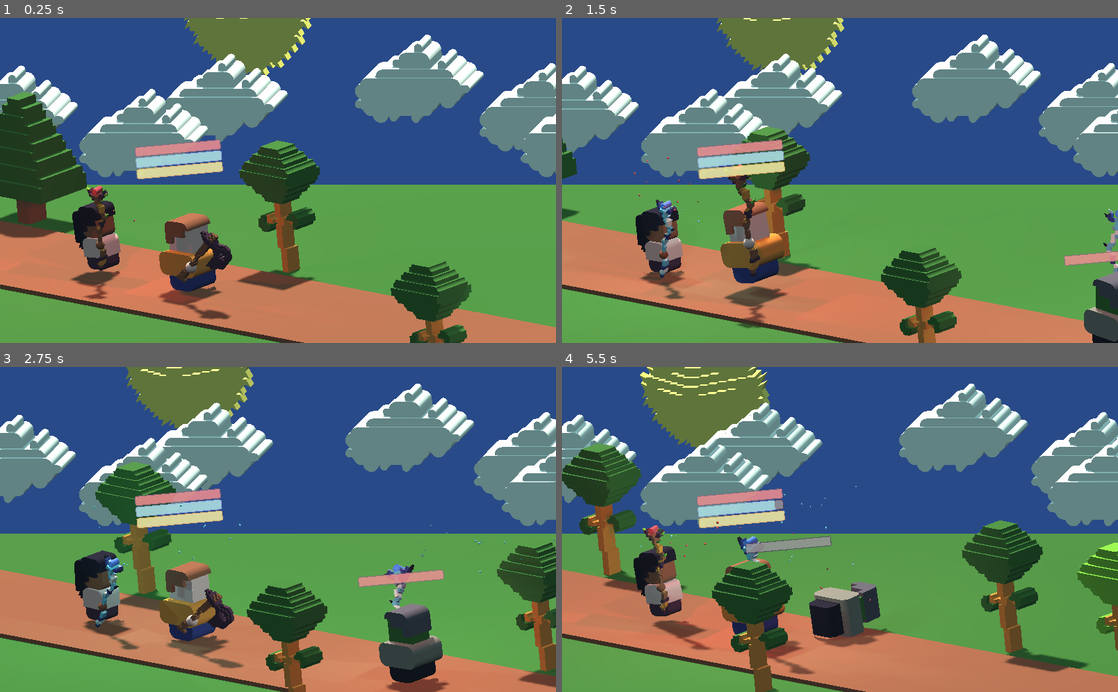
Above: before the commit, frames 1-4 (two rows, left to right).
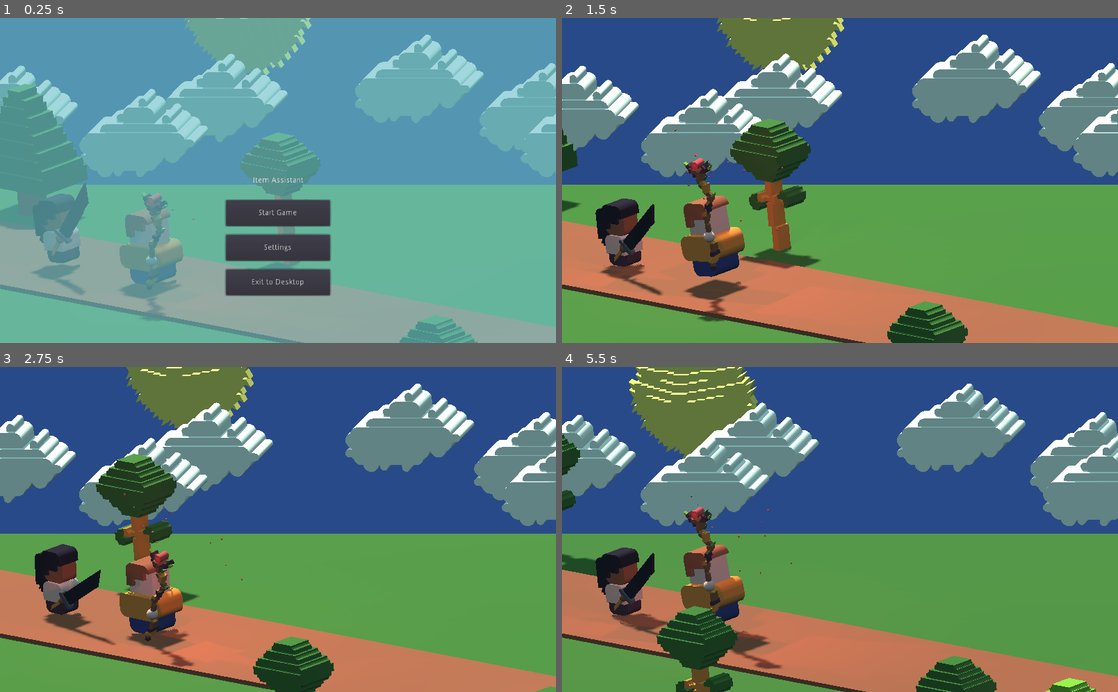
Above: after the commit, the same moments.

Repository: matt-cles/item-assistant
Game: Godot game, scene res://scenes/Main.tscn
Same seed, same stepped clock (60 frames per second), same inputs: the game is played once before the commit and once after it.
Inputs (mouse positions are in pixels of both pictures, inside the frame that each line leads up to):
- Up to frame 1 (0.25 s): no input
- Up to frame 2 (1.5 s): click (840, 248) at 0.5 s, where only the run after the commit has a clickable "Settings"; tap Enter (ui_accept) at 1.25 s; hold Right (ui_right) from 1.28 s (still down)
- Up to frame 3 (2.75 s): tap Enter (ui_accept) at 1.52, 2.27 s; release Right (ui_right) at 2.03 s; hold Left (ui_left) from 2.03 s (still down)
- Up to frame 4 (5.5 s): release Left (ui_left) at 2.78 s; hold Right (ui_right) 2.78-4.28 s; tap Enter (ui_accept) at 3.77, 4.52, 5.27 s; hold Left (ui_left) from 4.28 s (still down); tap Escape (ui_cancel) at 4.9 s

The runs differ from the first frame. In frame 1, 99% of the frame differs, in the area x 0-100%, y 0-100%; in frame 2, 16%; in frame 3, 20%; in frame 4, 28%.

Commit message:
add menus

Diff:
--- a/scenes/Main.tscn
+++ b/scenes/Main.tscn
@@ -36,9 +36,110 @@
 
 [node name="Menu" type="Control" parent="."]
 pause_mode = 2
-margin_right = 40.0
-margin_bottom = 40.0
+anchor_right = 1.0
+anchor_bottom = 1.0
 script = ExtResource( 18 )
+__meta__ = {
+"_edit_use_anchors_": false
+}
+
+[node name="StartMenu" type="Control" parent="Menu"]
+anchor_right = 1.0
+anchor_bottom = 1.0
+
+[node name="StartColorSplash" type="ColorRect" parent="Menu/StartMenu"]
+anchor_right = 1.0
+anchor_bottom = 1.0
+color = Color( 0.427451, 0.760784, 0.792157, 0.639216 )
+
+[node name="GameTitle" type="Label" parent="Menu/StartMenu"]
+anchor_top = 0.5
+anchor_right = 1.0
+anchor_bottom = 0.5
+margin_top = -7.0
+margin_bottom = 7.0
+text = "Item Assistant"
+align = 1
+
+[node name="StartGame" type="Button" parent="Menu/StartMenu"]
+margin_left = 416.0
+margin_top = 336.0
+margin_right = 608.0
+margin_bottom = 384.0
+text = "Start Game"
+__meta__ = {
+"_edit_use_anchors_": false
+}
+
+[node name="Options" type="Button" parent="Menu/StartMenu"]
+margin_left = 416.0
+margin_top = 400.0
+margin_right = 608.0
+margin_bottom = 448.0
+text = "Settings"
+__meta__ = {
+"_edit_use_anchors_": false
+}
+
+[node name="Exit" type="Button" parent="Menu/StartMenu"]
+margin_left = 416.0
+margin_top = 464.0
+margin_right = 608.0
+margin_bottom = 512.0
+text = "Exit to Desktop"
+__meta__ = {
+"_edit_use_anchors_": false
+}
+
+[node name="PauseMenu" type="Control" parent="Menu"]
+visible = false
+anchor_right = 1.0
+anchor_bottom = 1.0
+__meta__ = {
+"_edit_use_anchors_": false
+}
+
+[node name="PauseColorSplash" type="ColorRect" parent="Menu/PauseMenu"]
+anchor_right = 1.0
+anchor_bottom = 1.0
+color = Color( 0.0784314, 0.0470588, 0.109804, 0.847059 )
+
+[node name="PauseLabel" type="Label" parent="Menu/PauseMenu"]
+anchor_top = 0.5
+anchor_right = 1.0
+anchor_bottom = 0.5
+margin_top = -7.0
+margin_bottom = 7.0
+text = "Paused"
+align = 1
+valign = 1
+
+[node name="Restart" type="Button" parent="Menu/PauseMenu"]
+margin_left = 416.0
+margin_top = 336.0
+margin_right = 608.0
+margin_bottom = 384.0
+text = "Return to Title Menu"
+__meta__ = {
+"_edit_use_anchors_": false
+}
+
+[node name="Options" type="Button" parent="Menu/PauseMenu"]
+margin_left = 416.0
+margin_top = 400.0
+margin_right = 608.0
+margin_bottom = 448.0
+text = "Settings"
+__meta__ = {
+"_edit_use_anchors_": false
+}
+
+[node name="Exit" type="Button" parent="Menu/PauseMenu"]
+margin_left = 416.0
+margin_top = 464.0
+margin_right = 608.0
+margin_bottom = 512.0
+text = "Exit to Desktop"
 __meta__ = {
 "_edit_use_anchors_": false
 }
@@ -73,44 +174,46 @@
 [node name="trees" type="Spatial" parent="World"]
 
 [node name="tree-1" parent="World/trees" instance=ExtResource( 10 )]
-transform = Transform( -0.0883806, 0, 0.0467853, 0, 0.1, 0, -0.0467853, 0, -0.0883806, -0.113401, 0, -1.92895 )
+transform = Transform( -0.0883806, 0, 0.0467853, 0, 0.1, 0, -0.0467853, 0, -0.0883806, -0.205014, 0, -2.26392 )
 
 [node name="tree-2" parent="World/trees" instance=ExtResource( 10 )]
-transform = Transform( -0.0883806, 0, 0.0467853, 0, 0.1, 0, -0.0467853, 0, -0.0883806, 3.33721, 0, 3.03943 )
+transform = Transform( -0.0883806, 0, 0.0467853, 0, 0.1, 0, -0.0467853, 0, -0.0883806, 4.14963, 0, 5.4593 )
 
 [node name="tree-3" parent="World/trees" instance=ExtResource( 10 )]
-transform = Transform( -0.0883806, 0, 0.0467853, 0, 0.1, 0, -0.0467853, 0, -0.0883806, -4.04052, 0, -4.00782 )
+transform = Transform( -0.0883806, 0, 0.0467853, 0, 0.1, 0, -0.0467853, 0, -0.0883806, -4.13213, 0, -4.34279 )
 
 [node name="tree-4" parent="World/trees" instance=ExtResource( 10 )]
-transform = Transform( -0.0883806, 0, 0.0467853, 0, 0.1, 0, -0.0467853, 0, -0.0883806, -8.1405, 0, -6.17819 )
+transform = Transform( -0.0883806, 0, 0.0467853, 0, 0.1, 0, -0.0467853, 0, -0.0883806, -8.23211, 0, -6.51316 )
 
 [node name="tree-5" parent="World/trees" instance=ExtResource( 10 )]
-transform = Transform( -0.0883806, 0, 0.0467853, 0, 0.1, 0, -0.0467853, 0, -0.0883806, -10.5523, 0, -7.45488 )
+transform = Transform( -0.0883806, 0, 0.0467853, 0, 0.1, 0, -0.0467853, 0, -0.0883806, -10.6439, 0, -7.78985 )
 
 [node name="tree-6" parent="World/trees" instance=ExtResource( 10 )]
-transform = Transform( -0.0883806, 0, 0.0467853, 0, 0.1, 0, -0.0467853, 0, -0.0883806, -15.5339, 0, -10.092 )
+transform = Transform( -0.0883806, 0, 0.0467853, 0, 0.1, 0, -0.0467853, 0, -0.0883806, -15.6255, 0, -10.427 )
 
 [node name="tree-7" parent="World/trees" instance=ExtResource( 10 )]
-transform = Transform( -0.0883806, 0, 0.0467853, 0, 0.1, 0, -0.0467853, 0, -0.0883806, -13.7593, 0, -9.15258 )
+transform = Transform( -0.0883806, 0, 0.0467853, 0, 0.1, 0, -0.0467853, 0, -0.0883806, -13.8509, 0, -9.48755 )
 
 [node name="tree-8" parent="World/trees" instance=ExtResource( 10 )]
-transform = Transform( -0.0883806, 0, 0.0467853, 0, 0.1, 0, -0.0467853, 0, -0.0883806, -18.0731, 0, -11.4361 )
+transform = Transform( -0.0883806, 0, 0.0467853, 0, 0.1, 0, -0.0467853, 0, -0.0883806, -18.1647, 0, -11.7711 )
 
 [node name="tree_spawn1" type="Spatial" parent="World/trees" groups=[
 "tree_spawn_point",
 ]]
-transform = Transform( -0.0883806, 0, 0.0467853, 0, 0.1, 0, -0.0467853, 0, -0.0883806, 5.43035, 0, 1.0057 )
+transform = Transform( -0.0883806, 0, 0.0467853, 0, 0.1, 0, -0.0467853, 0, -0.0883806, 5.33874, 0, 0.670728 )
 
 [node name="MeshInstance" type="MeshInstance" parent="World/trees/tree_spawn1"]
 transform = Transform( -0.212491, 0, -349.883, 0, 18.2794, 0, 0.163333, 0, -455.187, 0, 0, 0 )
 mesh = SubResource( 1 )
 material/0 = null
 
-[node name="tree_spawn2" type="Spatial" parent="World/trees"]
-transform = Transform( -0.0883806, 0, 0.0467853, 0, 0.1, 0, -0.0467853, 0, -0.0883806, 6.68018, 0, 4.80907 )
+[node name="tree_spawn2" type="Spatial" parent="World/trees" groups=[
+"tree_spawn_point",
+]]
+transform = Transform( -0.0883806, 0, 0.0467853, 0, 0.1, 0, -0.0467853, 0, -0.0883806, 7.4926, 0, 7.22894 )
 
 [node name="MeshInstance2" type="MeshInstance" parent="World/trees/tree_spawn2"]
-transform = Transform( -0.212491, 0, -349.883, 0, 18.2794, 0, 0.163333, 0, -455.187, 0, 0, 0 )
+transform = Transform( -0.212491, 0, -349.883, 0, 42.8665, 0, 0.163333, 0, -455.187, 0, 0, 0 )
 mesh = SubResource( 1 )
 material/0 = null
 
@@ -240,10 +343,17 @@
 transform = Transform( -1, 0, -8.74228e-08, 0, 1, 0, 8.74228e-08, 0, -1, 0, 0, 0 )
 
 [node name="Hero" parent="." instance=ExtResource( 1 )]
-transform = Transform( -0.883806, 0, 0.467853, 0, 1, 0, -0.467853, 0, -0.883806, -1.24697, -0.24233, -1.03104 )
+transform = Transform( -0.883806, 0, 0.467853, 0, 1, 0, -0.467853, 0, -0.883806, -1.8431, -0.24233, -1.30841 )
 
 [node name="Player" parent="." instance=ExtResource( 12 )]
-transform = Transform( -0.707045, 0, 0.374283, 0, 0.8, 0, -0.374283, 0, -0.707045, -2.62879, -0.324255, -1.76252 )
+transform = Transform( -0.707045, 0, 0.374283, 0, 0.8, 0, -0.374283, 0, -0.707045, -3.22492, -0.324255, -2.03989 )
 
 [node name="items" parent="." instance=ExtResource( 2 )]
 transform = Transform( 1, 0, 0, 0, 1, 0, 0, 0, 1, 28.006, 0, 39.7992 )
+
+[connection signal="pressed" from="Menu/StartMenu/StartGame" to="Menu" method="_on_StartGame_pressed"]
+[connection signal="pressed" from="Menu/StartMenu/Options" to="Menu" method="_on_Options_pressed"]
+[connection signal="pressed" from="Menu/StartMenu/Exit" to="Menu" method="_on_Exit_pressed"]
+[connection signal="pressed" from="Menu/PauseMenu/Restart" to="Menu" method="_on_Restart_pressed"]
+[connection signal="pressed" from="Menu/PauseMenu/Options" to="Menu" method="_on_Options_pressed"]
+[connection signal="pressed" from="Menu/PauseMenu/Exit" to="Menu" method="_on_Exit_pressed"]
--- a/scenes/Menu.gd
+++ b/scenes/Menu.gd
@@ -1,11 +1,32 @@
 extends Control
 
+onready var events = get_tree().get_nodes_in_group('events')[0]
+var game_started = false
 
 # Called when the node enters the scene tree for the first time.
 func _ready():
-	pass # Replace with function body.
-
+	$StartMenu.visible = true
+	$PauseMenu.visible = get_tree().paused
 
 func _process(delta):
-	if Input.is_action_just_pressed("ui_cancel"):
-		get_tree().paused = not get_tree().paused
+	if game_started:
+		if Input.is_action_just_pressed("ui_cancel"):
+			var currently_paused = get_tree().paused
+			get_tree().paused = not currently_paused
+			$PauseMenu.visible = not currently_paused
+
+func _on_StartGame_pressed():
+	game_started = true
+	$StartMenu.visible = false
+	events.emit_signal('start_game')
+
+func _on_Exit_pressed():
+	get_tree().quit()
+
+func _on_Restart_pressed():
+	get_tree().paused = false
+	get_tree().reload_current_scene()
+
+func _on_Options_pressed():
+	$StartMenu.visible = false
+	$PauseMenu.visible = false
--- a/scripts/Enemy.gd
+++ b/scripts/Enemy.gd
@@ -5,7 +5,7 @@
 onready var spawn_point = get_tree().get_nodes_in_group('enemy_spawn_point')[0]
 onready var weapons = get_tree().get_nodes_in_group('weapon')
 
-var moving = true
+var moving = false
 var dead = false
 var hero_dead = false
 var move_speed = 2
@@ -17,6 +17,7 @@
 func _ready():
 	var _connected = $Area.connect("area_entered", self, 'initiate_combat')
 	_connected = events.connect("start_moving", self, "start_moving")
+	_connected = events.connect("start_game", self, "start_moving")
 	_connected = events.connect("stop_moving", self, "stop_moving")
 	_connected = events.connect("enemy_turn", self, "attack")
 	_connected = events.connect("damage_enemy", self, "take_damage")
--- a/scripts/Events.gd
+++ b/scripts/Events.gd
@@ -1,5 +1,6 @@
 extends Spatial
 
+signal start_game
 signal give_hero_item
 signal damage_hero
 signal damage_enemy
@@ -8,6 +9,9 @@
 signal hero_dead
 signal stop_moving
 signal start_moving
+
+func emit_start_game():
+	emit_signal("start_game")
 
 func emit_give_hero_item():
 	emit_signal("give_hero_item")
--- a/scripts/Hero.gd
+++ b/scripts/Hero.gd
@@ -16,9 +16,11 @@
 func _ready():
 	var _connected = events.connect('stop_moving', self, 'stop_walking')
 	_connected = events.connect('start_moving', self, 'start_walking')
+	_connected = events.connect("start_game", self, "start_game")
 	_connected = events.connect('hero_turn', self, 'attack')
 	_connected = events.connect('damage_hero', self, 'take_damage')
 	$AnimationPlayer.play("walk")
+	$StatusBars.visible = false
 	$StatusBars/HealthBarSprite/Viewport/HealthBar.max_value = max_health
 	$StatusBars/ManaBarSprite/Viewport/ManaBar.max_value = max_mana
 	$StatusBars/StaminaBarSprite/Viewport/StaminaBar.max_value = max_stamina
@@ -68,6 +70,9 @@
 		stamina = clamp(stamina+amount, 0.0, max_stamina)
 		$StatusBars/StaminaBarSprite/Viewport/StaminaBar.value = stamina
 
+func start_game():
+	$StatusBars.visible = true
+
 func start_walking():
 	if not dead:
 		walking = true
--- a/scripts/Player.gd
+++ b/scripts/Player.gd
@@ -8,6 +8,7 @@
 var current_item
 var passing = false
 var moving = true
+var in_menu = true
 
 func _ready():
 	# Select the character model
@@ -22,6 +23,7 @@
 	# Connect events
 	var _connected = events.connect('stop_moving', self, 'stop_walking')
 	_connected = events.connect('start_moving', self, 'start_walking')
+	_connected = events.connect('start_game', self, 'start_game')
 
 	# Start walk animation
 	$AnimationPlayer.play("walk")
@@ -29,7 +31,7 @@
 
 	# Initialize the inventory
 	items_in_inventory = get_tree().get_nodes_in_group("item")
-	current_item = 0
+	current_item = randi() % len(items_in_inventory)
 	hold_current_item()
 	give_current_item_to_hero()
 	current_item = randi() % len(items_in_inventory)
@@ -81,7 +83,7 @@
 
 
 func _process(_delta):
-	if not passing:
+	if not passing and not in_menu:
 		if Input.is_action_just_pressed("ui_right"):
 			next_weapon()
 
@@ -98,3 +100,6 @@
 func stop_walking():
 	$AnimationPlayer.play("still")
 	moving = false
+
+func start_game():
+	in_menu = false
